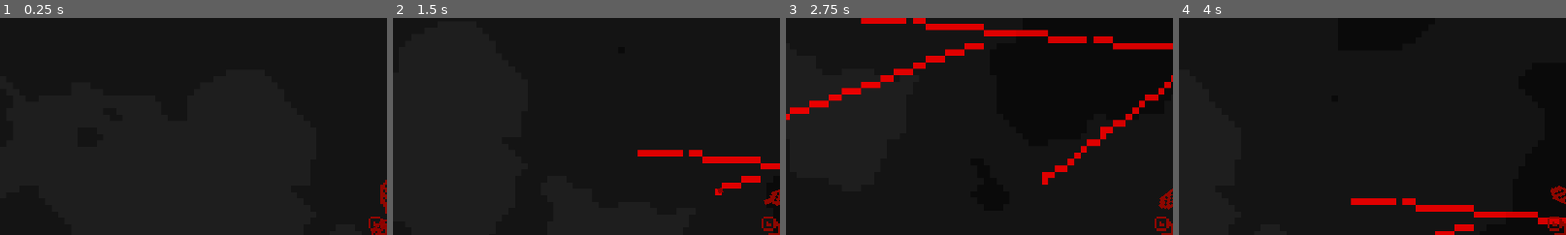
Above: before the commit, frames 1-4 (left to right).
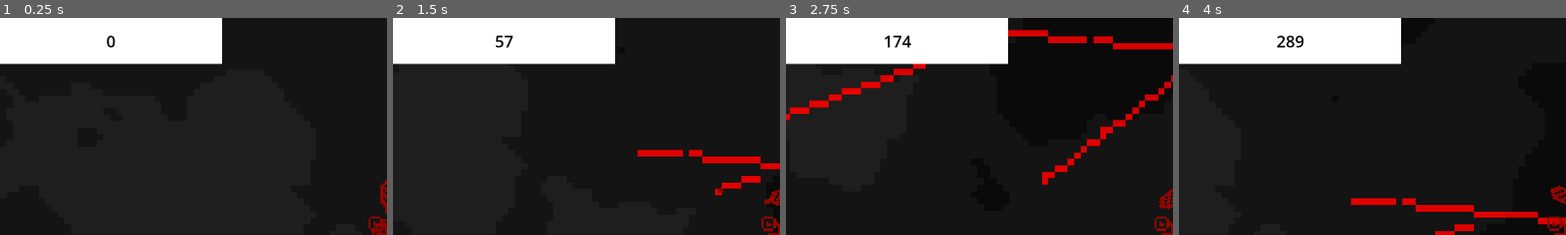
Above: after the commit, the same moments.

Repository: martindieck/color-contagion
Game: Godot game, scene res://Scenes/game.tscn
The game is run twice, just before and just after one commit, with the same random seed, the same clock (stepped at 60 frames per second) and the same inputs.
Inputs (mouse positions are % of the whole screen's width and height, from its top left):
- Up to frame 1 (0.25 s): no input
- Up to frame 2 (1.5 s): move the mouse to (72, 45) at 0.52 s; hold D (move_right) 0.53-1.28 s; click (72, 45) at 0.6 s; move the mouse to (30, 55) at 1.27 s; hold Down (move_down) from 1.28 s (still down); click (30, 55) at 1.35 s
- Up to frame 3 (2.75 s): move the mouse to (60, 28) at 2.02 s; release Down (move_down) at 2.03 s; hold D (move_right) from 2.03 s (still down); click (60, 28) at 2.1 s
- Up to frame 4 (4 s): move the mouse to (45, 70) at 2.77 s; release D (move_right) at 2.78 s; hold W (move_up) 2.78-3.53 s; click (45, 70) at 2.85 s; move the mouse to (80, 65) at 3.52 s; hold A (move_left) from 3.53 s (still down); click (80, 65) at 3.6 s
The pictures show only the part of the screen within x 0-50%, y 0-50%; the shares and areas given below are measured in that part.

The runs differ from the first frame. In frame 1, 12% of the frame differs, in the area x 0-58%, y 0-22%; in frame 2, 12%; in frame 3, 12%; in frame 4, 12%.

Commit message:
Added Color Counter and Global Variables

Diff:
--- a/Godot Project/Scenes/game.gd
+++ b/Godot Project/Scenes/game.gd
@@ -1,6 +1,11 @@
 extends Node2D
+
+@onready var tile_counter = get_node("/root/Game/Player/ColorRect/TileCounter")
 
 func _ready():
 	#Input.set_mouse_mode(Input.MOUSE_MODE_HIDDEN)
 	var target = preload("res://Scenes/target.tscn").instantiate()
 	add_child(target)
+
+func _physics_process(delta):
+	tile_counter.text = str(Global.tile_count)
--- a/Godot Project/Scenes/game.tscn
+++ b/Godot Project/Scenes/game.tscn
@@ -11,3 +11,29 @@
 
 [node name="Player" parent="." instance=ExtResource("1_pmetn")]
 position = Vector2(960, 540)
+
+[node name="ColorRect" type="ColorRect" parent="Player"]
+offset_left = -160.0
+offset_top = -90.0
+offset_right = 389.0
+offset_bottom = 24.0
+scale = Vector2(0.167, 0.167)
+
+[node name="TileCounter" type="Label" parent="Player/ColorRect"]
+layout_mode = 1
+anchors_preset = 8
+anchor_left = 0.5
+anchor_top = 0.5
+anchor_right = 0.5
+anchor_bottom = 0.5
+offset_left = -32.0
+offset_top = -27.5
+offset_right = 32.0
+offset_bottom = 27.5
+grow_horizontal = 2
+grow_vertical = 2
+theme_override_colors/font_color = Color(0, 0, 0, 1)
+theme_override_font_sizes/font_size = 40
+text = "Counter"
+horizontal_alignment = 1
+vertical_alignment = 1
--- /dev/null
+++ b/Godot Project/Scenes/global.gd
@@ -0,0 +1,3 @@
+extends Node
+
+var tile_count = 0
--- a/Godot Project/Scenes/terrain.gd
+++ b/Godot Project/Scenes/terrain.gd
@@ -19,6 +19,7 @@
 		pass
 	else:
 		tile_dict[dict_key] = true
+		Global.tile_count += 1
 
 func _process(delta):
 	generate_chunk(player.position)
--- a/Godot Project/project.godot
+++ b/Godot Project/project.godot
@@ -14,6 +14,10 @@
 run/main_scene="res://Scenes/game.tscn"
 config/features=PackedStringArray("4.2", "GL Compatibility")
 config/icon="res://Sprites/icon.png"
+
+[autoload]
+
+Global="*res://Scenes/global.gd"
 
 [debug]
 
